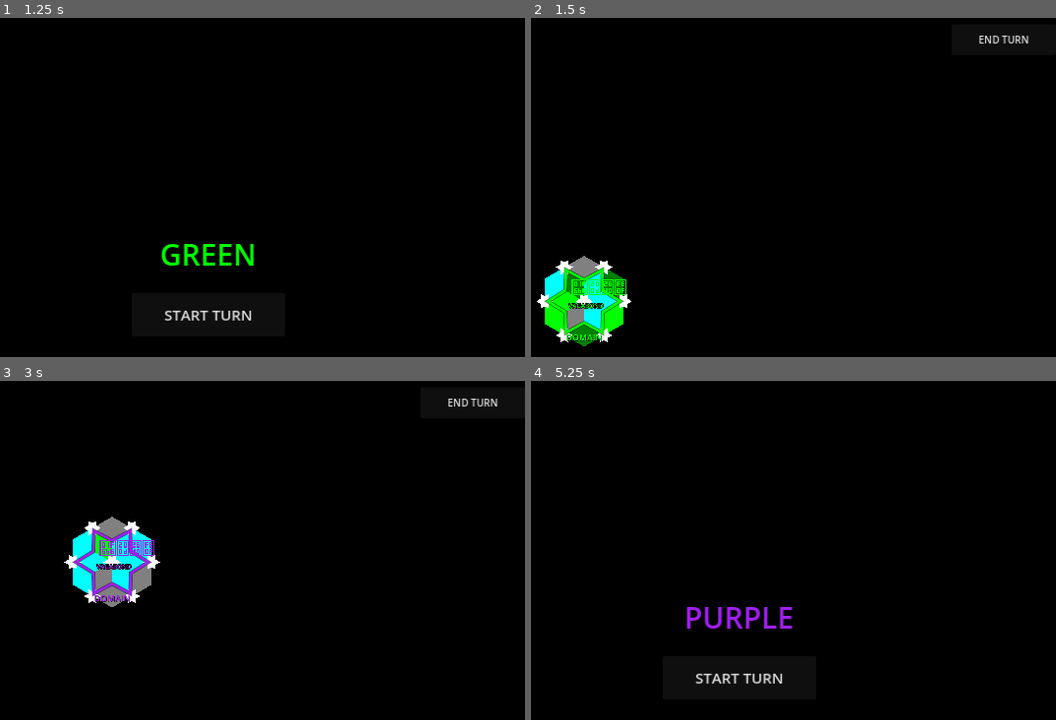
Above: before the commit, frames 1-4 (two rows, left to right).
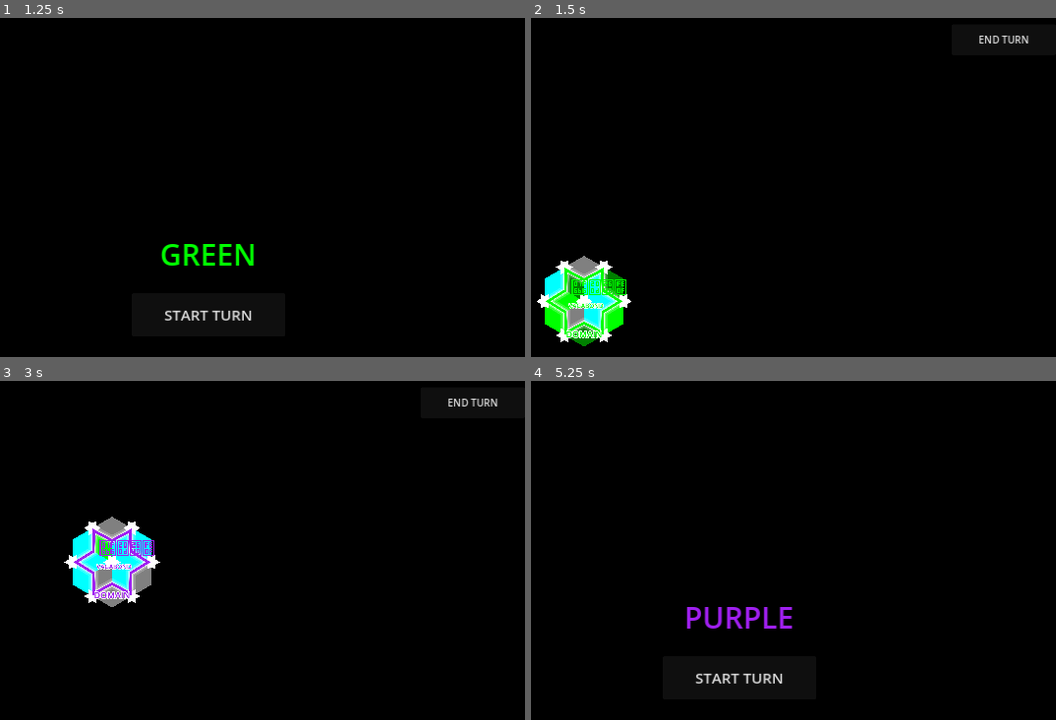
Above: after the commit, the same moments.

Repository: Cy13eruna/VyV
Game: Godot game, scene res://main.tscn
Two runs of this game, one before a commit and one after it. Both use one fixed random seed, a clock stepped at 60 frames per second and the inputs below.
Inputs:
- Up to frame 1 (1.25 s): click "2" at 0.5 s
- Up to frame 2 (1.5 s): click "START TURN" at 1.25 s
- Up to frame 3 (3 s): click "END TURN" at 2 s; click "START TURN" at 2.75 s
- Up to frame 4 (5.25 s): click "END TURN" at 3.5 s; click "START TURN" at 4.25 s; click "END TURN" at 5 s

Frame 1 is identical in both runs. In frame 2, 1.1% of the frame differs, in the area x 2-18%, y 73-96%; in frame 3, 1.1%; in frame 4, nothing differs.

Commit message:
Glowing Titles

Diff:
--- a/src/systems/entities/Domain.gd
+++ b/src/systems/entities/Domain.gd
@@ -1,5 +1,4 @@
 # res://src/systems/entities/Domain.gd
-# PLANO B: Usar o caminho direto do arquivo para garantir que a base seja encontrada
 extends "res://src/systems/entities/MapEntity.gd"
 
 # --- PROPRIEDADES ESPECÍFICAS ---
@@ -7,88 +6,79 @@
 var inner_r: float
 var tile_size: float = 64.0
 
-# Usamos SystemFont para forçar o MSDF via código e manter tudo nítido
 var high_res_font: SystemFont
 
 func _ready() -> void:
 	_setup_high_res_font()
 	self.z_index = 5
-
-	# Mudamos para LINEAR para suavizar as bordas da estrela e do texto no zoom
 	self.texture_filter = CanvasItem.TEXTURE_FILTER_LINEAR_WITH_MIPMAPS
 
-	# Conexão segura ao Autoload de Sinais
 	if Signals.has_signal("domains_visibility_updated"):
 		if not Signals.domains_visibility_updated.is_connected(_on_visibility_updated):
 			Signals.domains_visibility_updated.connect(_on_visibility_updated)
 
 func _setup_high_res_font() -> void:
 	high_res_font = SystemFont.new()
-	# Ativa o modo matemático vetorial MSDF
 	high_res_font.multichannel_signed_distance_field = true
 	high_res_font.msdf_pixel_range = 16
-	high_res_font.msdf_size = 128 # Máxima qualidade possível para zooms extremos
-
-	high_res_font.set_antialiasing(1) # 1 = Grayscale
+	high_res_font.msdf_size = 128
+	high_res_font.set_antialiasing(1)
 	high_res_font.generate_mipmaps = true
 
-## Override do setup para incluir o tile_size
 func setup_domain(p_world_pos: Vector2, p_grid_pos: Vector2, p_color: Color, p_owner_id: int, p_tile_size: float) -> void:
 	self.tile_size = p_tile_size
-	# super.setup chama o método em MapEntity.gd
 	super.setup(p_world_pos, p_grid_pos, p_color, p_owner_id)
 
-## Implementação do método virtual definido em MapEntity
 func _apply_visuals() -> void:
 	self.outer_r = tile_size * 0.92
 	self.inner_r = tile_size * 0.55
 	queue_redraw()
 
-## Atualiza visibilidade com base no Fog of War/Memória
 func _on_visibility_updated(visible_domains: Array) -> void:
 	var is_visible_to_player = false
-
 	for d_data in visible_domains:
 		if d_data.has("pos") and d_data.pos.distance_to(self.global_position) < 5.0:
 			is_visible_to_player = true
 			break
-
 	self.visible = is_visible_to_player
 
 func _draw() -> void:
 	if not high_res_font: return
 
-	# 1. Desenho da Estrela (Usando entity_color da classe pai)
+	var upscale = 4.0
+	var downscale = 1.0 / upscale
+	draw_set_transform(Vector2.ZERO, 0.0, Vector2(downscale, downscale))
+
+	# 1. Preparação dos pontos da Estrela
 	var pts = PackedVector2Array()
 	for i in range(13):
 		var angle = deg_to_rad(i * 30 - 30)
-		var r = outer_r if i % 2 != 0 else inner_r
+		var r = (outer_r if i % 2 != 0 else inner_r) * upscale
 		pts.append(Vector2(cos(angle), sin(angle)) * r)
 
-	# Desenhamos uma sombra de fundo preta para a linha da estrela
-	draw_polyline(pts, Color(0, 0, 0, 0.6), 5.0, true)
-	# Linha principal (antialiased = true impede o serrilhado da geometria)
-	draw_polyline(pts, entity_color, 3.0, true)
+	# --- EFEITO DE LUZ DA ESTRELA ---
+	draw_polyline(pts, Color(1, 1, 1, 0.2), 16.0 * upscale, true)
+	draw_polyline(pts, Color(1, 1, 1, 0.4), 10.0 * upscale, true)
+	draw_polyline(pts, Color(1, 1, 1, 0.7), 6.0 * upscale, true)
+	draw_polyline(pts, entity_color, 4.0 * upscale, true)
 
-	# 2. Desenho do Texto "DOMAIN" (Super-amostrado para o Zoom)
+	# 2. Desenho do Texto "DOMAIN"
 	var text = "DOMAIN"
-	var font_size = 56 # Tamanho original 14 * 4
-	var scale_factor = 0.25
+	var font_size = 56
+	var text_size = high_res_font.get_string_size(text, HORIZONTAL_ALIGNMENT_CENTER, -1, font_size)
+	var text_pos = Vector2(-text_size.x / 2.0, (outer_r * upscale))
 
-	# Mede a string no tamanho gigante
-	var text_size = high_res_font.get_string_size(text, HORIZONTAL_ALIGNMENT_CENTER, -1, font_size)
+	# --- SIMULAÇÃO DE OUTLINE (Compatível com todas as versões 4.x) ---
+	# Desenhamos o texto em branco 4 vezes com micro-deslocamentos para criar um contorno grosso
+	var o_dist = 4.0 # Distância do "outline" no espaço upscaled
+	var outline_color = Color.WHITE
 
-	# Calcula a posição aplicando o fator de redução
-	var text_pos = Vector2(-text_size.x * scale_factor / 2.0, outer_r + 5.0)
+	draw_string(high_res_font, text_pos + Vector2(o_dist, o_dist), text, HORIZONTAL_ALIGNMENT_CENTER, -1, font_size, outline_color)
+	draw_string(high_res_font, text_pos + Vector2(-o_dist, o_dist), text, HORIZONTAL_ALIGNMENT_CENTER, -1, font_size, outline_color)
+	draw_string(high_res_font, text_pos + Vector2(o_dist, -o_dist), text, HORIZONTAL_ALIGNMENT_CENTER, -1, font_size, outline_color)
+	draw_string(high_res_font, text_pos + Vector2(-o_dist, -o_dist), text, HORIZONTAL_ALIGNMENT_CENTER, -1, font_size, outline_color)
 
-	# Dizemos ao motor para renderizar tudo o que vier a seguir na escala 0.25x
-	draw_set_transform(text_pos, 0.0, Vector2(scale_factor, scale_factor))
+	# --- TEXTO PRINCIPAL ---
+	draw_string(high_res_font, text_pos, text, HORIZONTAL_ALIGNMENT_CENTER, -1, font_size, entity_color)
 
-	# Sombra do texto (Afastamos 4px porque na escala 0.25 representará 1px real)
-	draw_string(high_res_font, Vector2(4, 4), text, HORIZONTAL_ALIGNMENT_CENTER, -1, font_size, Color(0, 0, 0, 0.8))
-
-	# Texto principal (Desenhado no zero relativo ao transform que setamos acima)
-	draw_string(high_res_font, Vector2.ZERO, text, HORIZONTAL_ALIGNMENT_CENTER, -1, font_size, entity_color)
-
-	# Sempre resetamos o transform ao final para não quebrar outros desenhos do motor!
 	draw_set_transform(Vector2.ZERO, 0.0, Vector2.ONE)
--- a/src/systems/entities/Vagabond.gd
+++ b/src/systems/entities/Vagabond.gd
@@ -20,11 +20,12 @@
 @export var move_range: int = 4
 
 var _is_highlighted: bool = false
-var _high_res_font: SystemFont # Cache da fonte para evitar recriação
+var _high_res_font: SystemFont
 
 # --- CICLO DE VIDA ---
 
 func setup(p_global_pos: Vector2, p_grid_pos: Vector2, p_color: Color, p_owner_id: int) -> void:
+	# Primeiro chamamos o super para garantir que 'entity_color' seja definida
 	super.setup(p_global_pos, p_grid_pos, p_color, p_owner_id)
 	self.z_index = 10
 
@@ -37,15 +38,13 @@
 	_create_visuals()
 	_update_visual_state(true)
 
-# Prepara a fonte MSDF em alta definição
 func _setup_font_resource() -> void:
 	if _high_res_font: return
-
 	_high_res_font = SystemFont.new()
 	_high_res_font.multichannel_signed_distance_field = true
 	_high_res_font.msdf_pixel_range = 16
-	_high_res_font.msdf_size = 128 # Máxima qualidade matemática vetorial
-	_high_res_font.set_antialiasing(1) # 1 = Grayscale
+	_high_res_font.msdf_size = 128
+	_high_res_font.set_antialiasing(1)
 	_high_res_font.generate_mipmaps = true
 
 func _create_visuals() -> void:
@@ -58,13 +57,11 @@
 	view.name = "View"
 	add_child(view)
 
-	# --- O SEGREDO DA NITIDEZ ---
-	# Criamos um nó com escala 0.25x para servir de tela de alta densidade
 	var hires_container = Node2D.new()
 	hires_container.scale = Vector2(0.25, 0.25)
 	view.add_child(hires_container)
 
-	# 1. EMOJI (Multiplicado por 4)
+	# 1. EMOJI
 	var emoji = Label.new()
 	emoji.name = "Emoji"
 	emoji.text = "🚶‍♀️"
@@ -72,15 +69,16 @@
 
 	var emoji_settings = LabelSettings.new()
 	emoji_settings.font = _high_res_font
-	emoji_settings.font_size = 112 # (Original 28 * 4)
+	emoji_settings.font_size = 112
+	# AQUI: Garantimos que a cor da entidade seja aplicada ao LabelSettings
 	emoji_settings.font_color = entity_color
 
 	emoji.label_settings = emoji_settings
 	emoji.texture_filter = CanvasItem.TEXTURE_FILTER_LINEAR_WITH_MIPMAPS
-	emoji.position = Vector2(-80, -160) # (Original -20, -40 * 4)
+	emoji.position = Vector2(-80, -160)
 	hires_container.add_child(emoji)
 
-	# 2. LABEL DE TEXTO (Multiplicado por 4)
+	# 2. LABEL DE TEXTO
 	var label = Label.new()
 	label.name = "IDLabel"
 	label.text = "VAGABOND"
@@ -88,14 +86,15 @@
 
 	var text_settings = LabelSettings.new()
 	text_settings.font = _high_res_font
-	text_settings.font_size = 40 # (Original 10 * 4)
+	text_settings.font_size = 40
+	# AQUI: Tintura do nome com a cor do jogador
 	text_settings.font_color = entity_color
-	text_settings.outline_size = 16 # (Original 4 * 4)
-	text_settings.outline_color = Color.BLACK
+	text_settings.outline_size = 16
+	text_settings.outline_color = Color.WHITE
 
 	label.label_settings = text_settings
 	label.texture_filter = CanvasItem.TEXTURE_FILTER_LINEAR_WITH_MIPMAPS
-	label.position = Vector2(-100, 0) # (Original -25, 0 * 4)
+	label.position = Vector2(-100, 0)
 	hires_container.add_child(label)
 
 # --- FEEDBACKS VISUAIS ---
@@ -106,6 +105,15 @@
 
 	var target_scale = Vector2(1.25, 1.25) if _is_highlighted else Vector2.ONE
 	var target_alpha = 1.0 if ap > 0 else 0.7
+
+	# Reforço de cor caso a cor tenha mudado dinamicamente
+	var emoji = view.find_child("Emoji", true)
+	if emoji and emoji.label_settings:
+		emoji.label_settings.font_color = entity_color
+
+	var label = view.find_child("IDLabel", true)
+	if label and label.label_settings:
+		label.label_settings.font_color = entity_color
 
 	if instant:
 		view.scale = target_scale
